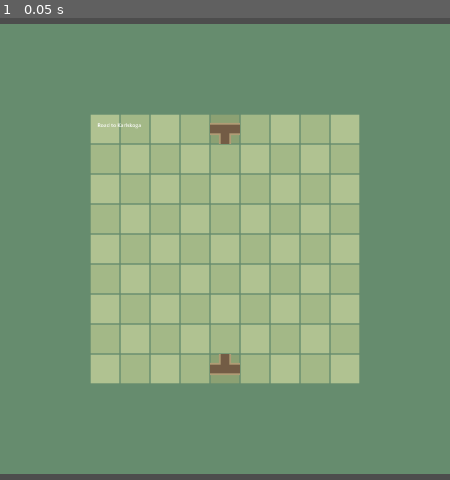
Above: before the commit, frame 1.
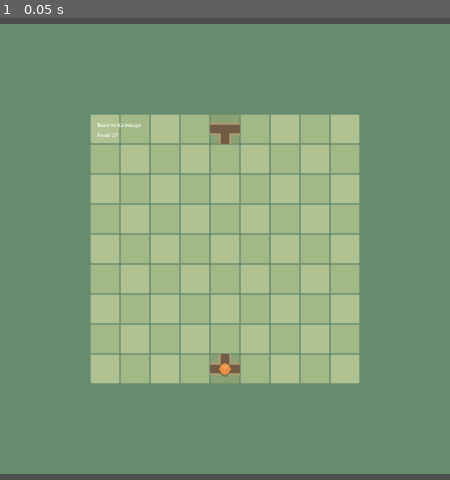
Above: after the commit, the same moment.

Repository: Reicher/The-Road-North
Game: Godot game, scene res://scenes/main.tscn
Same seed, same stepped clock (60 frames per second), same inputs: the game is played once before the commit and once after it.
Inputs:
- Up to frame 1 (0.05 s): no input

The runs differ from the first frame. In frame 1, less than 0.1% of the frame differs, in the area x 21-52%, y 24-78%.

Commit message:
Add player scene and food label to level

Diff:
--- a/levels/level_001.tscn
+++ b/levels/level_001.tscn
@@ -1,8 +1,9 @@
-[gd_scene load_steps=4 format=3]
+[gd_scene load_steps=5 format=3]
 
 [ext_resource type="Script" path="res://scripts/map.gd" id="1_ab4jp"]
 [ext_resource type="Script" path="res://scripts/map_camera.gd" id="2_u2vaw"]
 [ext_resource type="Script" path="res://scripts/roads.gd" id="2_vxv7f"]
+[ext_resource type="PackedScene" path="res://scenes/player.tscn" id="4_3xm24"]
 
 [node name="Level" type="Node2D"]
 
@@ -12,6 +13,10 @@
 [node name="Roads" type="Node2D" parent="."]
 script = ExtResource("2_vxv7f")
 map_path = NodePath("../Map")
+
+[node name="Player" parent="." instance=ExtResource("4_3xm24")]
+map_path = NodePath("../Map")
+food_label_path = NodePath("../FoodLabel")
 
 [node name="Camera2D" type="Camera2D" parent="."]
 enabled = true
@@ -24,3 +29,10 @@
 offset_right = 296.0
 offset_bottom = 50.0
 text = "Road to Karlskoga"
+
+[node name="FoodLabel" type="Label" parent="."]
+offset_left = 24.0
+offset_top = 56.0
+offset_right = 296.0
+offset_bottom = 82.0
+text = "Food: 27"
--- /dev/null
+++ b/scenes/player.tscn
@@ -0,0 +1,6 @@
+[gd_scene load_steps=2 format=3]
+
+[ext_resource type="Script" path="res://scripts/player.gd" id="1_x4v0h"]
+
+[node name="Player" type="Node2D"]
+script = ExtResource("1_x4v0h")
--- /dev/null
+++ b/scripts/player.gd
@@ -0,0 +1,118 @@
+class_name GamePlayer
+extends Node2D
+
+signal food_changed(food: int)
+signal moved(grid_position: Vector2i)
+signal move_blocked(target_position: Vector2i, reason: String)
+
+@export var map_path: NodePath
+@export var food_label_path: NodePath
+@export var start_position := Vector2i(-1, -1)
+@export var starting_food := -1
+@export_range(0.0, 1.0, 0.01) var move_duration := 0.16
+@export var pawn_color := Color(0.93, 0.56, 0.25)
+@export var pawn_shadow_color := Color(0.18, 0.16, 0.14, 0.32)
+
+var grid_position := Vector2i.ZERO
+var food := 0
+
+var _map: GameMap
+var _food_label: Label
+var _moving := false
+var _move_target := Vector2i.ZERO
+
+
+func _ready() -> void:
+	_map = get_node_or_null(map_path) as GameMap
+	_food_label = get_node_or_null(food_label_path) as Label
+
+	if _map == null:
+		push_warning("Player needs a GameMap at map_path.")
+		return
+
+	if start_position.x < 0 or start_position.y < 0:
+		start_position = Vector2i(_map.playable_width / 2, _map.playable_height - 1)
+
+	grid_position = start_position
+	position = _map.grid_to_world(grid_position)
+	food = starting_food if starting_food >= 0 else _map.playable_width * 3
+	_update_food_label()
+
+	if not _map.tile_pressed.is_connected(_on_tile_pressed):
+		_map.tile_pressed.connect(_on_tile_pressed)
+
+	queue_redraw()
+
+
+func _draw() -> void:
+	var tile_size := 64.0
+	if _map != null:
+		tile_size = _map.tile_size
+
+	var radius := tile_size * 0.18
+	draw_circle(Vector2(0.0, radius * 0.55), radius * 0.9, pawn_shadow_color)
+	draw_circle(Vector2.ZERO, radius, pawn_color)
+	draw_circle(Vector2(0.0, -radius * 0.38), radius * 0.42, pawn_color.lightened(0.18))
+
+
+func can_move_to(target_position: Vector2i) -> bool:
+	if _map == null or _moving or food <= 0:
+		return false
+	return _map.can_move_between(grid_position, target_position)
+
+
+func move_to(target_position: Vector2i) -> bool:
+	if _map == null:
+		move_blocked.emit(target_position, "missing_map")
+		return false
+	if _moving:
+		move_blocked.emit(target_position, "moving")
+		return false
+	if food <= 0:
+		move_blocked.emit(target_position, "no_food")
+		return false
+	if not _map.can_move_between(grid_position, target_position):
+		move_blocked.emit(target_position, "invalid_road")
+		return false
+
+	_moving = true
+	food -= 1
+	_update_food_label()
+	food_changed.emit(food)
+
+	var target_world_position := _map.grid_to_world(target_position)
+	if move_duration <= 0.0:
+		position = target_world_position
+		_finish_move(target_position)
+		return true
+
+	_move_target = target_position
+	var tween := create_tween()
+	tween.set_trans(Tween.TRANS_SINE)
+	tween.set_ease(Tween.EASE_OUT)
+	tween.tween_property(self, "position", target_world_position, move_duration)
+	tween.finished.connect(_on_move_tween_finished)
+	return true
+
+
+func is_moving() -> bool:
+	return _moving
+
+
+func _on_tile_pressed(target_position: Vector2i) -> void:
+	move_to(target_position)
+
+
+func _finish_move(target_position: Vector2i) -> void:
+	grid_position = target_position
+	_moving = false
+	moved.emit(grid_position)
+
+
+func _on_move_tween_finished() -> void:
+	_finish_move(_move_target)
+
+
+func _update_food_label() -> void:
+	if _food_label != null:
+		_food_label.text = "Food: %d" % food
--- /dev/null
+++ b/tests/test_player_movement.gd
@@ -0,0 +1,65 @@
+extends SceneTree
+
+const MAP_SCRIPT := preload("res://scripts/map.gd")
+const ROADS_SCRIPT := preload("res://scripts/roads.gd")
+const PLAYER_SCRIPT := preload("res://scripts/player.gd")
+const STRAIGHT := preload("res://data/road_straight.tres")
+const CORNER := preload("res://data/road_corner.tres")
+const T_JUNCTION := preload("res://data/road_t_junction.tres")
+
+
+func _initialize() -> void:
+	var root := Node2D.new()
+	get_root().add_child(root)
+
+	var map = MAP_SCRIPT.new()
+	map.name = "Map"
+	root.add_child(map)
+
+	var roads = ROADS_SCRIPT.new()
+	roads.name = "Roads"
+	roads.map_path = NodePath("../Map")
+	roads.seed_start_and_goal = false
+	root.add_child(roads)
+	roads._ready()
+
+	var player = PLAYER_SCRIPT.new()
+	player.name = "Player"
+	player.map_path = NodePath("../Map")
+	player.start_position = Vector2i(4, 8)
+	player.starting_food = 3
+	player.move_duration = 0.0
+	root.add_child(player)
+	player._ready()
+
+	roads.force_place_tile(Vector2i(4, 8), T_JUNCTION, 0)
+	roads.force_place_tile(Vector2i(4, 7), STRAIGHT, 0)
+	roads.force_place_tile(Vector2i(4, 6), CORNER, 1)
+	roads.force_place_tile(Vector2i(5, 6), STRAIGHT, 1)
+
+	_assert(player.grid_position == Vector2i(4, 8), "Expected player to start at the requested grid position")
+	_assert(player.food == 3, "Expected player to start with configured food")
+
+	_assert(player.move_to(Vector2i(4, 7)), "Expected player to move north onto connected road")
+	_assert(player.grid_position == Vector2i(4, 7), "Expected player grid position to update after movement")
+	_assert(player.food == 2, "Expected valid movement to consume one food")
+
+	_assert(not player.move_to(Vector2i(5, 7)), "Expected empty or disconnected tile movement to be blocked")
+	_assert(player.grid_position == Vector2i(4, 7), "Expected invalid movement to leave player in place")
+	_assert(player.food == 2, "Expected invalid movement not to consume food")
+
+	_assert(player.move_to(Vector2i(4, 6)), "Expected bidirectional north/south connection to allow movement")
+	_assert(player.move_to(Vector2i(5, 6)), "Expected bidirectional east/west connection to allow movement")
+	_assert(player.food == 0, "Expected each valid movement to consume food")
+
+	_assert(not player.move_to(Vector2i(4, 6)), "Expected movement to be blocked when food is empty")
+	_assert(player.grid_position == Vector2i(5, 6), "Expected no-food movement to leave player in place")
+
+	quit()
+
+
+func _assert(condition: bool, message: String) -> void:
+	if condition:
+		return
+	push_error(message)
+	quit(1)
Not shown, added: scripts/player.gd.uid
Not shown, added: tests/test_player_movement.gd.uid
